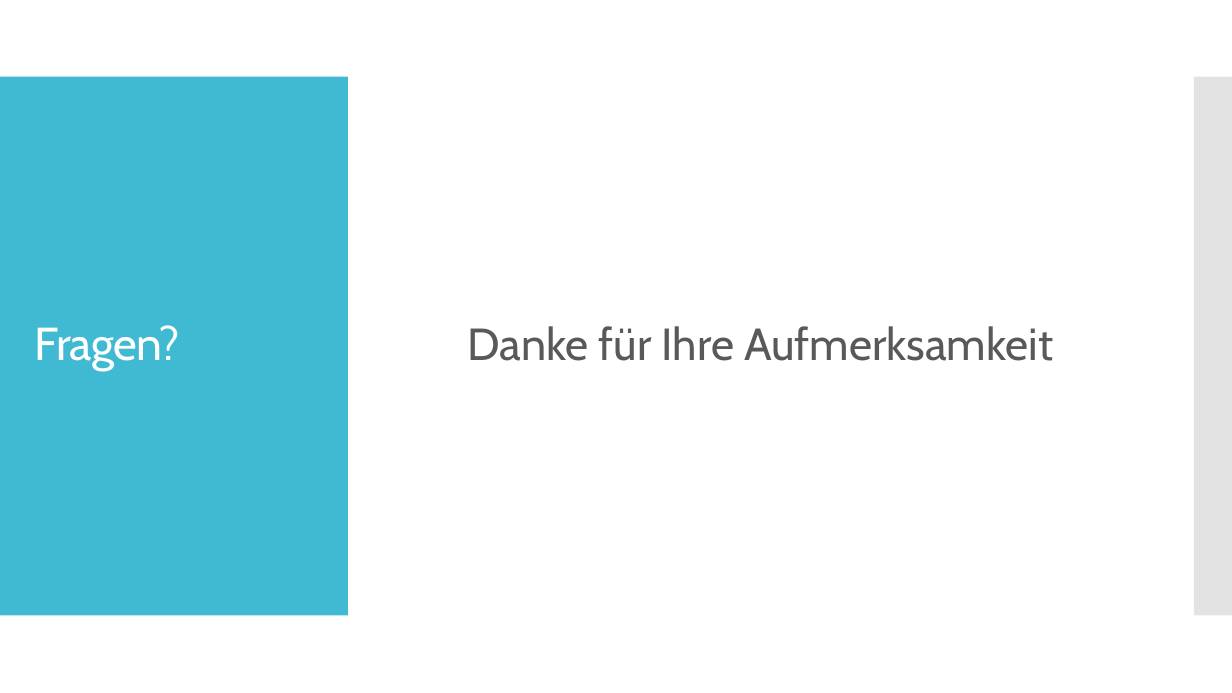
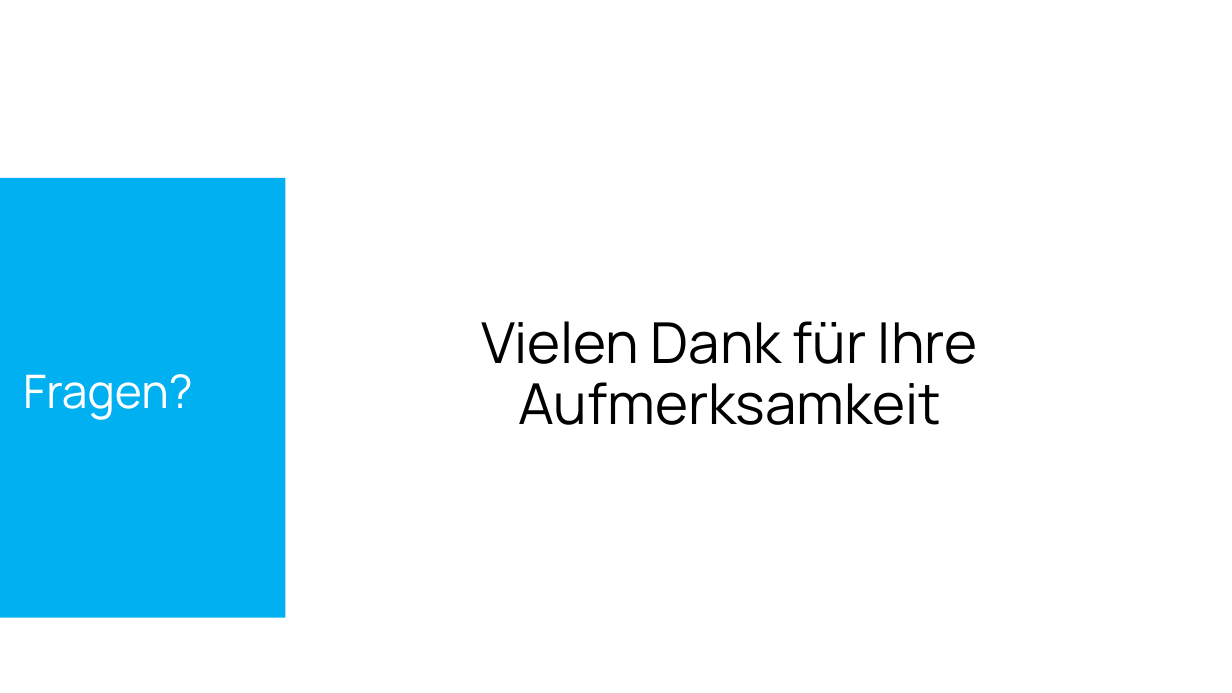
Before and after one commit to SebastianMandl/AEMS, a slide deck: slide 20 of Planung/Praesentationen/Praesentation_SRDP.pptx (slide 11 before the commit). Drawn at 1232x693 pixels with LibreOffice and Linux fonts; fonts in the diff are those of the drawing. Boxes give left, top, right and bottom in pixels: in the first picture for what was removed or moved away, otherwise in the second. Text is boxed around its words. In the diff, an @@ line names an element or a change of style, - is before the commit and + after.

```diff
--- a/Planung/Praesentationen/Praesentation_SRDP.pptx
+++ b/Planung/Praesentationen/Praesentation_SRDP.pptx
@@ rectangle removed at (x1=1194, y1=77, x2=1232, y2=616) @@
@@ rectangle resized from (x1=0, y1=77, x2=348, y2=616) to (x1=0, y1=178, x2=286, y2=618) @@
@@ rectangle at (x1=0, y1=178, x2=286, y2=618): fill #40BAD2 to #00B0F0 @@
@@ title "Fragen?" moved from (x1=35, y1=325, x2=181, y2=371) to (x1=23, y1=374, x2=193, y2=420) @@
@@ title "Fragen?" at (x1=23, y1=374, x2=193, y2=420): font Cabin to Manrope, letter spacing -0.6 to 0 pt @@
@@ text at (x1=482, y1=321, x2=977, y2=425): text changed; size 35 to 44 pt; font Cabin to Manrope; text colour #595959 to #000000 @@
-Danke für Ihre Aufmerksamkeit
+Vielen Dank für Ihre Aufmerksamkeit
```
Also in this commit, not shown: 4 other slides changed, 15 slides added, 6 slides removed, 3 other files.
